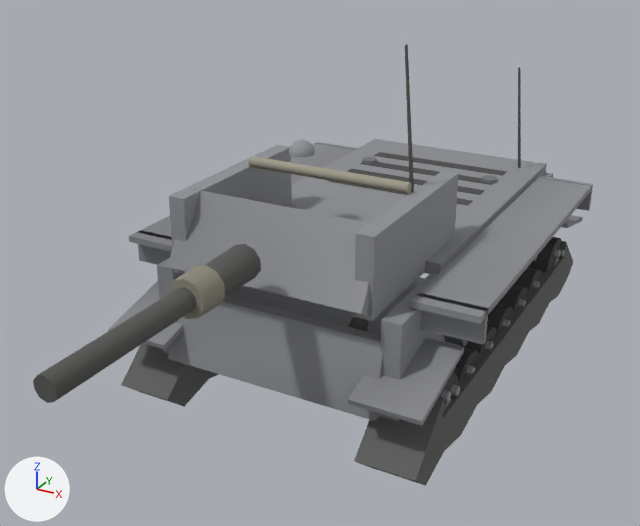
The glTF model client/assets/models/wespe.glb, before and after one commit.
Rendered twice from a 50 mm lens placed at (3.65, -7.96, 4.76), pointed at (-0.02, -1.29, 1.43). Every picture has the same lights, and +X, +Y and +Z are marked at lower left. The older version comes first. Where no turn or scale is listed for an object, it has been applied to the vertices. Vertices at exactly the same position are counted once.

The older version as bpy lines, for what is in view:
```python
me_mesh_17 = bpy.data.meshes.new('Mesh_17')
me_mesh_17.from_pydata(...)  # 8 vertices, 12 faces; spans x -1.06..1.06, y -2.33..-2.01, z 0.59..1.29
me_mesh_17.materials.append(mat_lowerplate_mat)
me_mesh_20 = bpy.data.meshes.new('Mesh_20')
me_mesh_20.from_pydata(...)  # 8 vertices, 12 faces; spans x -0.94..0.94, y -2.38..-1.82, z 1.5..2.22
me_mesh_20.materials.append(mat_mantlet_mat)
me_mesh_21 = bpy.data.meshes.new('Mesh_21')
me_mesh_21.from_pydata(...)  # a box spanning x -0.98..-0.82, y -2.25..-0.45, z 1.5..2.22; a box spanning x 0.82..0.98, y -2.25..-0.45, z 1.5..2.22
me_mesh_21.materials.append(mat_turretside_mat)
me_mesh_22 = bpy.data.meshes.new('Mesh_22')
me_mesh_22.from_pydata(...)  # 71 vertices, 124 faces; spans x -0.81..0.81, y -1.25..-0.82, z 2.17..3.47
me_mesh_22.materials.append(mat_turretroof_mat)
me_mesh_23 = bpy.data.meshes.new('Mesh_23')
me_mesh_23.from_pydata(...)  # 72 vertices, 120 faces; spans x -0.16..0.16, y -2.15..0.04, z -0.17..0.17
me_mesh_23.materials.append(mat_barrel_mat)
ob_barrel = bpy.data.objects.new('barrel', me_mesh_23)
ob_barrel.location = (0.0, -2.6, 1.932)
ob_lowerplate = bpy.data.objects.new('lowerPlate', me_mesh_17)
ob_lowerplate.location = (0.0, 0.0, 0.0)
ob_mantlet = bpy.data.objects.new('mantlet', me_mesh_20)
ob_mantlet.location = (0.0, 0.0, 0.0)
ob_turretroof = bpy.data.objects.new('turretRoof', me_mesh_22)
ob_turretroof.location = (0.0, 0.0, 0.0)
ob_turretside = bpy.data.objects.new('turretSide', me_mesh_21)
ob_turretside.location = (0.0, 0.0, 0.0)
# also in view: 'hullTop' at (0.0, 0.52, 1.57); 'hullSide' at (0.0, 0.0, 1.2); 'glacis' at (0.0, -1.47, 1.08); 'tracks' at (0.0, -0.02, 0.62)
```
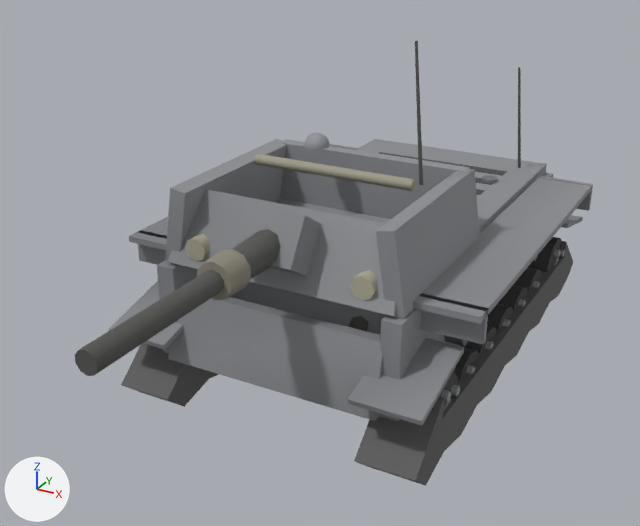
Pixel boxes (x1, y1, x2, y2) of what changed, in the pictures (640 x 526 px; the box of a moved part takes in the faces that stretch with it):
'turretSide', reshaped (9% wider): before (169, 145, 459, 321); after (165, 139, 480, 318)
'mantlet', reshaped: before (167, 188, 384, 317); after (167, 189, 396, 317)
'barrel', moved: before (33, 244, 261, 403); after (75, 229, 280, 376)
'turretRoof', reshaped: before (248, 44, 414, 194); after (253, 41, 423, 191)
part 1 of me_mesh_20, moved or reshaped: before (167, 188, 384, 317); after (167, 189, 396, 317)
part 2 of me_mesh_20, added: after (233, 203, 321, 276)
part 3 of me_mesh_21, moved or reshaped: before (169, 145, 292, 274); after (165, 139, 286, 266)
part 4 of me_mesh_21, moved or reshaped: before (354, 171, 459, 321); after (376, 169, 480, 318)
part 5 of me_mesh_21, added: after (280, 139, 470, 219)
part 6 of me_mesh_22, moved or reshaped: before (248, 156, 412, 194); after (253, 153, 416, 191)
part 7 of me_mesh_22, moved or reshaped: before (288, 140, 315, 157); after (304, 133, 329, 150)
part 8 of me_mesh_22, moved or reshaped: before (405, 44, 414, 192); after (415, 41, 423, 185)

What changed in the scene script:
```text
Change me_mesh_20:
    used by ob_mantlet; location = (0.0, 0.0, 0.0)
    verts and faces of me_mesh_20; kept vertices keep their numbers, new ones are numbered from 8
    remove me_mesh_20.from_pydata(...)  # 8 vertices, 12 faces; spans x -0.94..0.94, y -2.38..-1.82, z 1.5..2.22
    add me_mesh_20.from_pydata(...)  # 16 vertices, 24 faces; spans x -1.12..1.12, y -2.35..-1.66, z 1.46..2.23
    me_mesh_20 part 1: the whole mesh is rebuilt
    me_mesh_20 part 2
    add verts[8] = (-0.29, -1.78, 2.03)
    add verts[9] = (-0.29, -2.02, 1.64)
    add verts[10] = (-0.29, -2.11, 2.23)  # pixel (245, 203)
    add verts[11] = (-0.29, -2.35, 1.84)
    add for new, old in zip([*range(12, 16)], [*range(8, 12)]): verts[new] = verts[old] + (0.58, 0.0, 0.0)
    add faces += [(12, 14, 15), (12, 15, 13), (8, 9, 10), (9, 11, 10), (8, 10, 12), (10, 14, 12)]
    add faces += [(9, 15, 11), (9, 13, 15), (10, 11, 14), (11, 15, 14), (8, 12, 13), (8, 13, 9)]
Change me_mesh_21:
    used by ob_turretside; location = (0.0, 0.0, 0.0)
    verts and faces of me_mesh_21; kept vertices keep their numbers, new ones are numbered from 16
    remove me_mesh_21.from_pydata(...)  # 16 vertices, 24 faces; spans x -0.98..0.98, y -2.25..-0.45, z 1.5..2.22
    add me_mesh_21.from_pydata(...)  # 24 vertices, 36 faces; spans x -1.19..1.19, y -2.1..-0.23, z 1.49..2.23
    me_mesh_21 part 3: the loose piece of 8 vertices spanning x -0.98..-0.82, y -2.25..-0.45, z 1.5..2.22 is turned 9.2 degrees about the y axis through its middle, then moved by (-0.16, 0.15, 0.0)
    me_mesh_21 part 4: the loose piece of 8 vertices spanning x 0.82..0.98, y -2.25..-0.45, z 1.5..2.22 is turned -9.2 degrees about the y axis through its middle, then moved by (0.16, 0.15, 0.0)
    me_mesh_21 part 5
    add verts[16] = (-1.12, -0.37, 1.5)
    add verts[17] = (1.12, -0.37, 1.5)
    add verts[18] = (1.01, -0.37, 2.22)  # pixel (464, 171)
    add verts[19] = (-1.01, -0.37, 2.22)  # pixel (279, 142)
    add for new, old in zip([*range(20, 24)], [*range(16, 20)]): verts[new] = verts[old] + (0.0, 0.14, 0.0)
    add faces += [(16, 17, 18), (16, 18, 19), (20, 22, 21), (20, 23, 22), (16, 19, 20), (19, 23, 20)]
    add faces += [(18, 23, 19), (18, 22, 23), (17, 22, 18), (17, 21, 22), (16, 21, 17), (16, 20, 21)]
Change me_mesh_22:
    used by ob_turretroof; location = (0.0, 0.0, 0.0)
    remove me_mesh_22.from_pydata(...)  # 71 vertices, 124 faces; spans x -0.81..0.81, y -1.25..-0.82, z 2.17..3.47
    add me_mesh_22.from_pydata(...)  # 71 vertices, 124 faces; spans x -0.81..0.81, y -1.16..-0.53, z 2.17..3.47
    me_mesh_22 part 6: the loose piece of 18 vertices spanning x -0.81..0.81, y -1.25..-1.14, z 2.21..2.33 is moved by (0.0, 0.09, 0.0)
    me_mesh_22 part 7: the loose piece of 41 vertices spanning x -0.53..-0.28, y -1.08..-0.82, z 2.34..2.47 is moved by (0.0, 0.29, 0.0)
    me_mesh_22 part 8: the loose piece of 12 vertices spanning x 0.67..0.77, y -1.12..-0.98, z 2.17..3.47 is moved by (0.0, 0.21, 0.0)
Change ob_barrel:
    ob_barrel.location: (0.0, -2.6, 1.932) -> (0.0, -2.245, 1.932)
```
